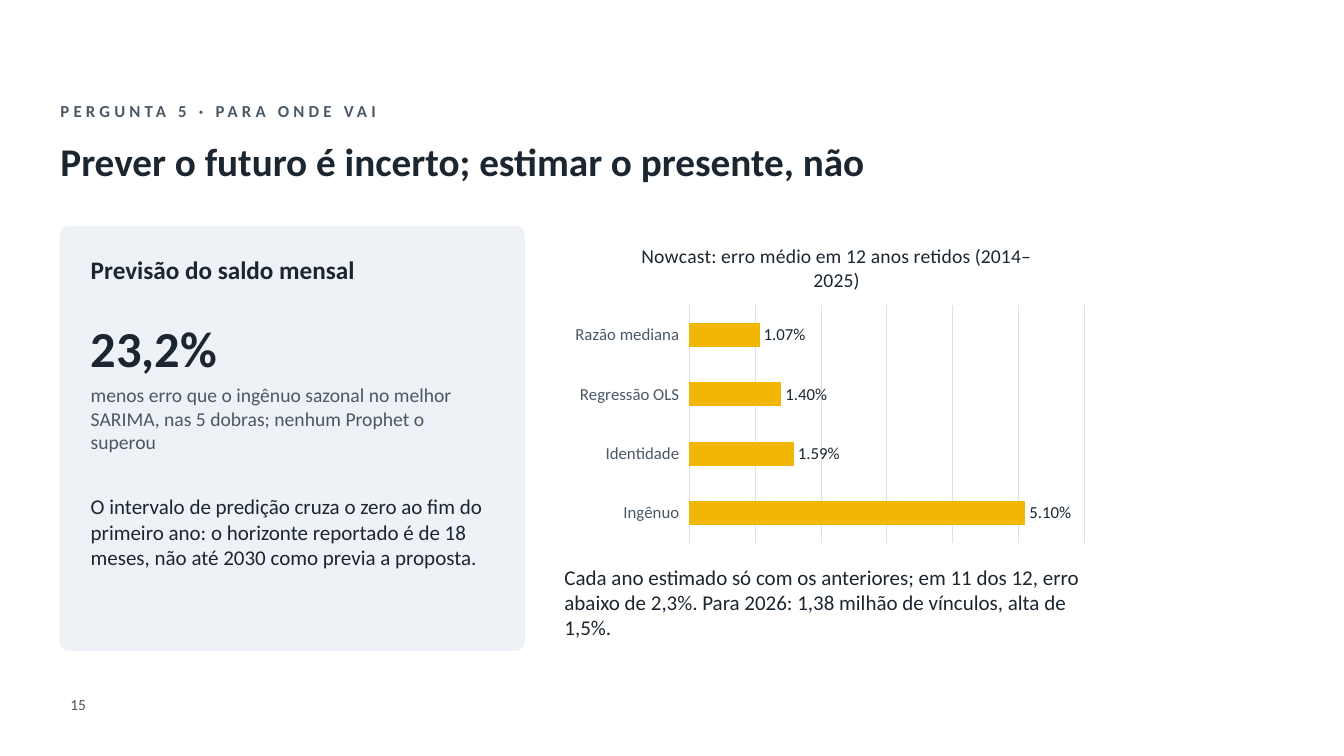
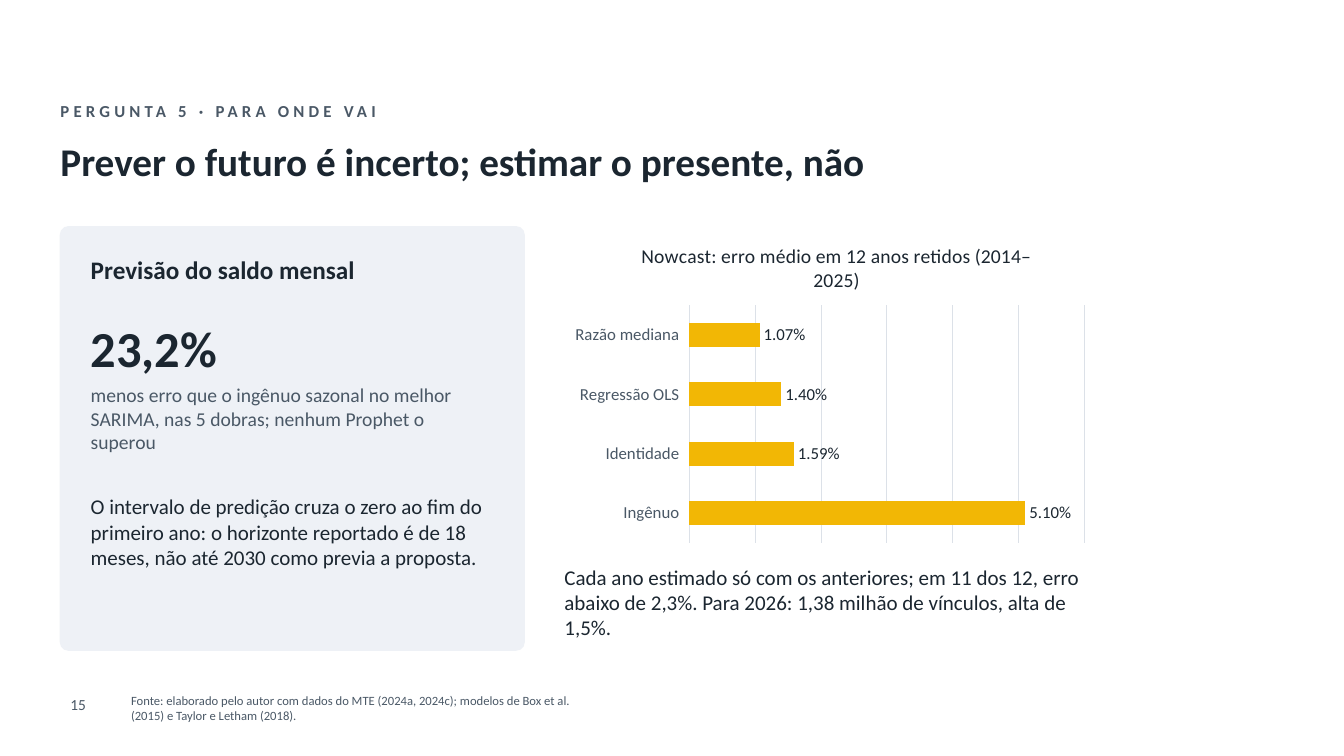
Before and after one commit to GianSE/mercadotech, a slide deck: slide 15 of apresentacao/apresentacao-tcc2.pptx. Drawn at 1344x756 pixels with LibreOffice and Linux fonts; fonts in the diff are those of the drawing; background and template pictures are left out. Boxes give left, top, right and bottom in pixels: in the first picture for what was removed or moved away, otherwise in the second. Text is boxed around its words. In the diff, an @@ line names an element or a change of style, - is before the commit and + after.

Commit message:
apresentacao: ABNT nos slides (fontes, citações e referências), falas mais naturais e mercadobrasil

```diff
--- a/apresentacao/apresentacao-tcc2.pptx
+++ b/apresentacao/apresentacao-tcc2.pptx
@@ text added at (131,696,569,722), 9 pt, text #4A5866 @@
+Fonte: elaborado pelo autor com dados do MTE (2024a, 2024c); modelos de Box et al. (2015) e Taylor e Letham (2018).
```
Also in this commit, not shown: 14 other slides changed, 1 slide added, 3 other files.
